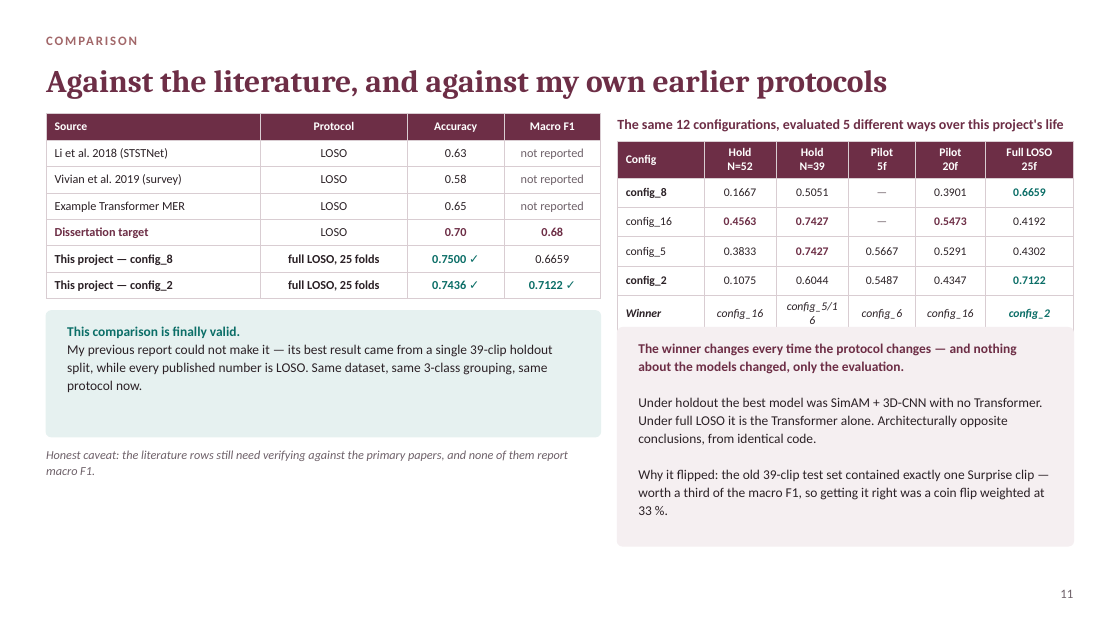
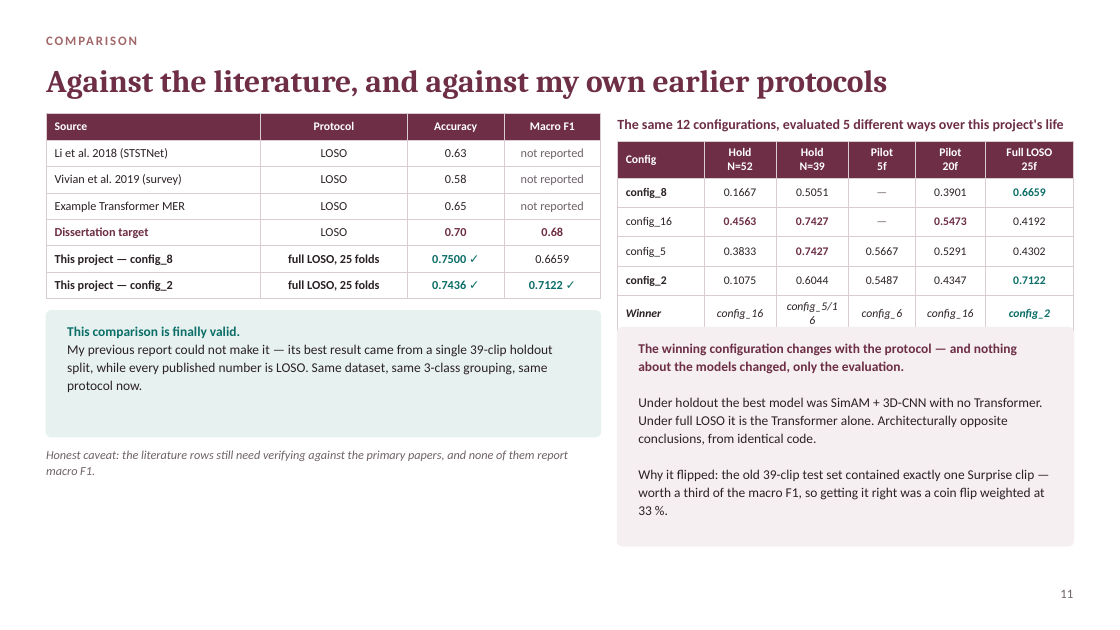
Before and after one commit to addhyan2000/FinalMERThesis, a slide deck: slide 12 of MER_Thesis_Final_Presentation.pptx. Drawn at 1120x630 pixels with LibreOffice and Linux fonts; fonts in the diff are those of the drawing. Boxes give left, top, right and bottom in pixels: in the first picture for what was removed or moved away, otherwise in the second. Text is boxed around its words. In the diff, an @@ line names an element or a change of style, - is before the commit and + after.

```diff
--- a/MER_Thesis_Final_Presentation.pptx
+++ b/MER_Thesis_Final_Presentation.pptx
@@ text at (638,343,1017,374): text changed @@
-The winner changes every time the protocol changes — and nothing about the models changed, only the evaluation.
+The winning configuration changes with the protocol — and nothing about the models changed, only the evaluation.
```
Also in this commit, not shown: 29 other files.
